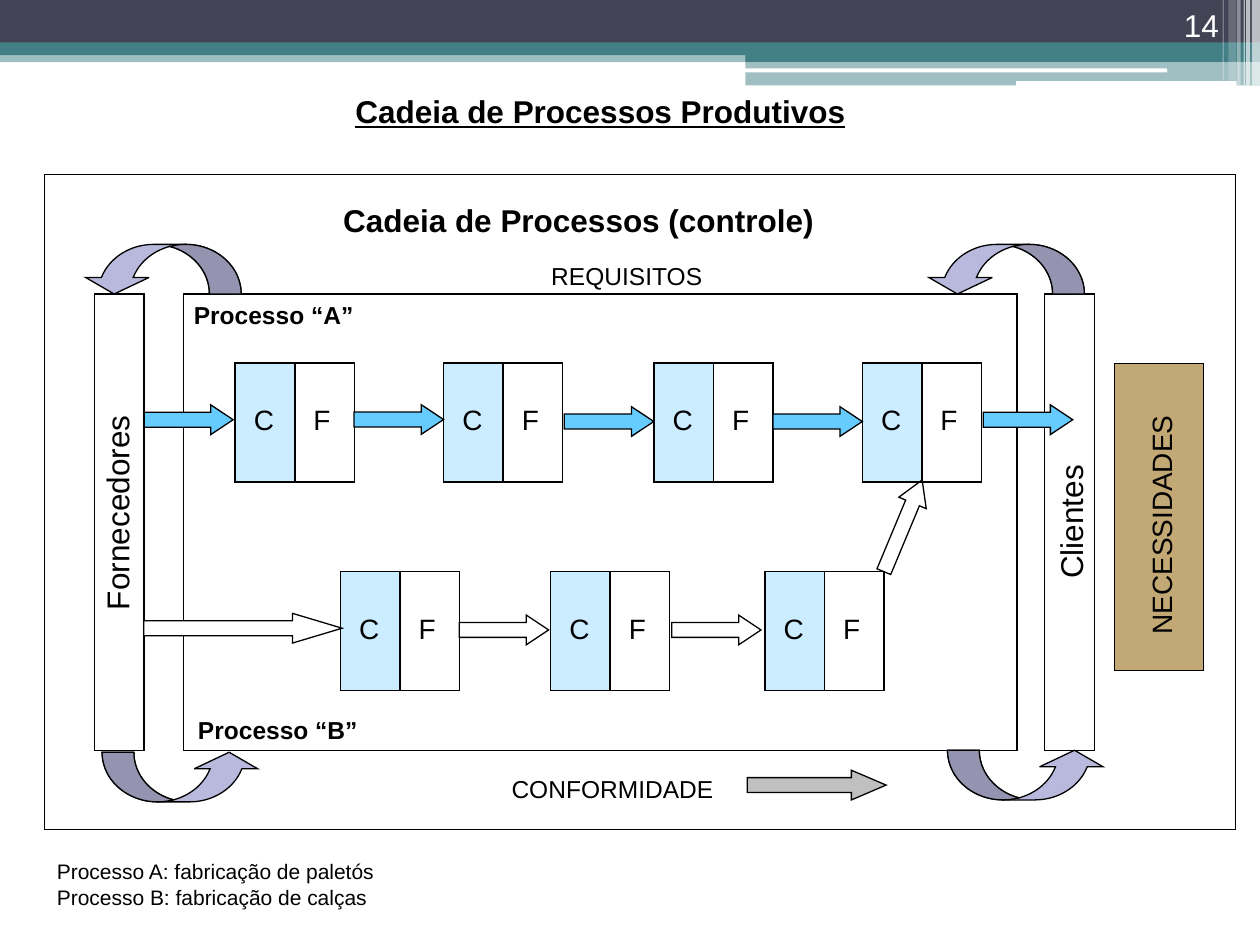
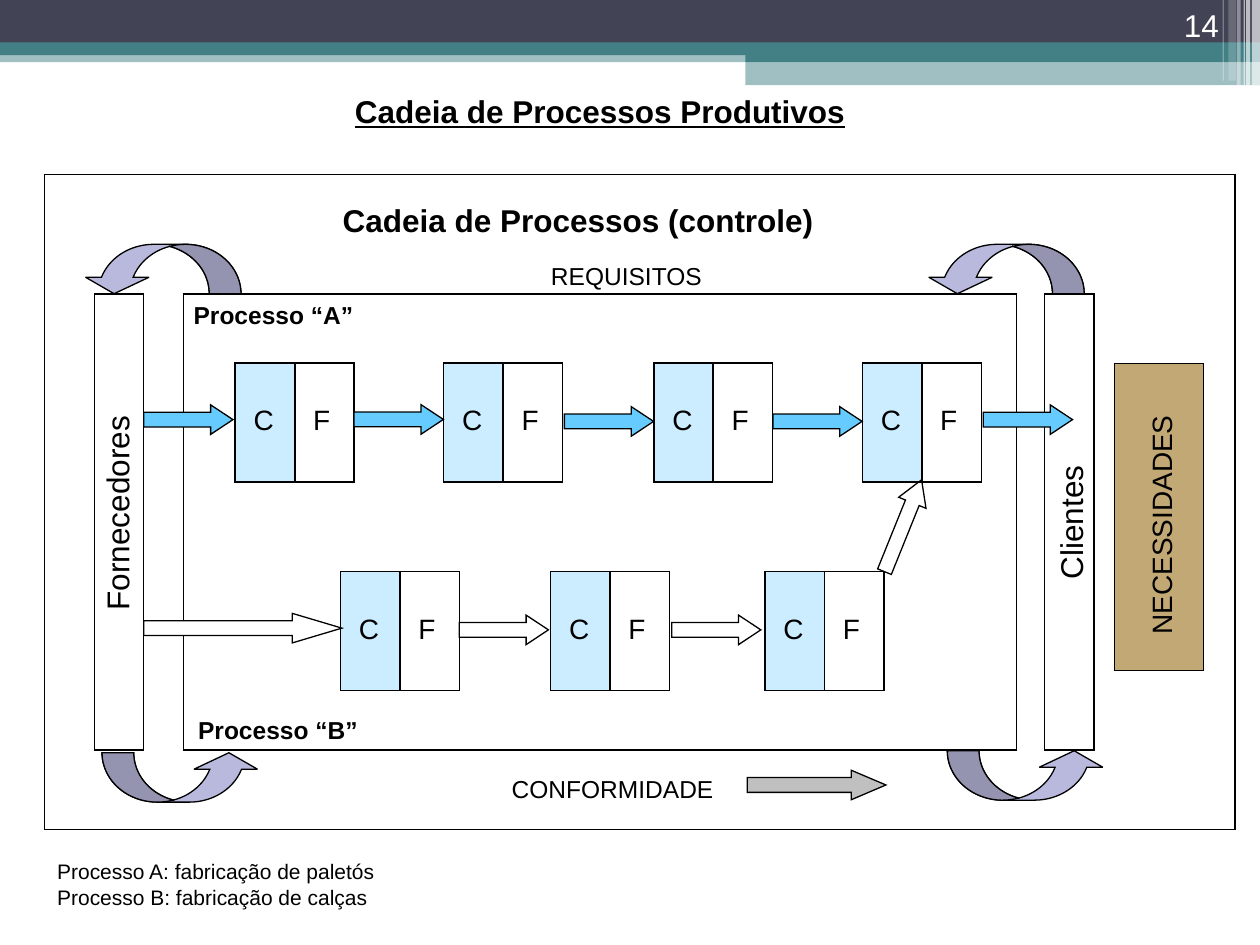
Before and after one commit to douglasbolis/ifes_bsi, a slide deck: slide 14 of 3_periodo/tgs/material/TGS_Parte_II_Gestao_de_Processos.ppt. Drawn at 1260x945 pixels with LibreOffice and Linux fonts; fonts in the diff are those of the drawing. Boxes give left, top, right and bottom in pixels: in the first picture for what was removed or moved away, otherwise in the second. Text is boxed around its words. In the diff, an @@ line names an element or a change of style, - is before the commit and + after.

```diff
--- a/3_periodo/tgs/material/TGS_Parte_II_Gestao_de_Processos.ppt
+++ b/3_periodo/tgs/material/TGS_Parte_II_Gestao_de_Processos.ppt
@@ rounded rectangle removed at (745, 68, 1167, 72) @@
@@ rounded rectangle removed at (1016, 81, 1236, 86) @@
@@ proportions changed in 5 elements at (564, 407, 654, 436), (772, 407, 862, 436), (354, 404, 444, 433), (983, 404, 1072, 433), (144, 404, 233, 433) @@
@@ outline redrawn in 4 elements at (82, 244, 241, 294), (102, 752, 261, 801), (926, 244, 1085, 294), (948, 751, 1106, 800) @@
```
Also in this commit, not shown: 56 other slides changed, 2 other files.
